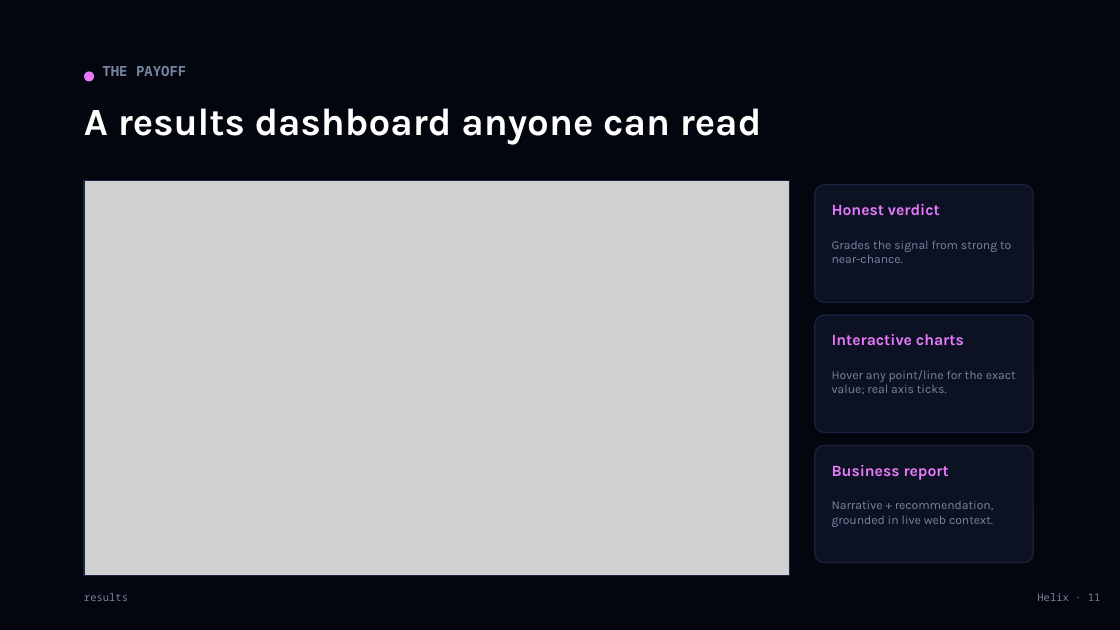
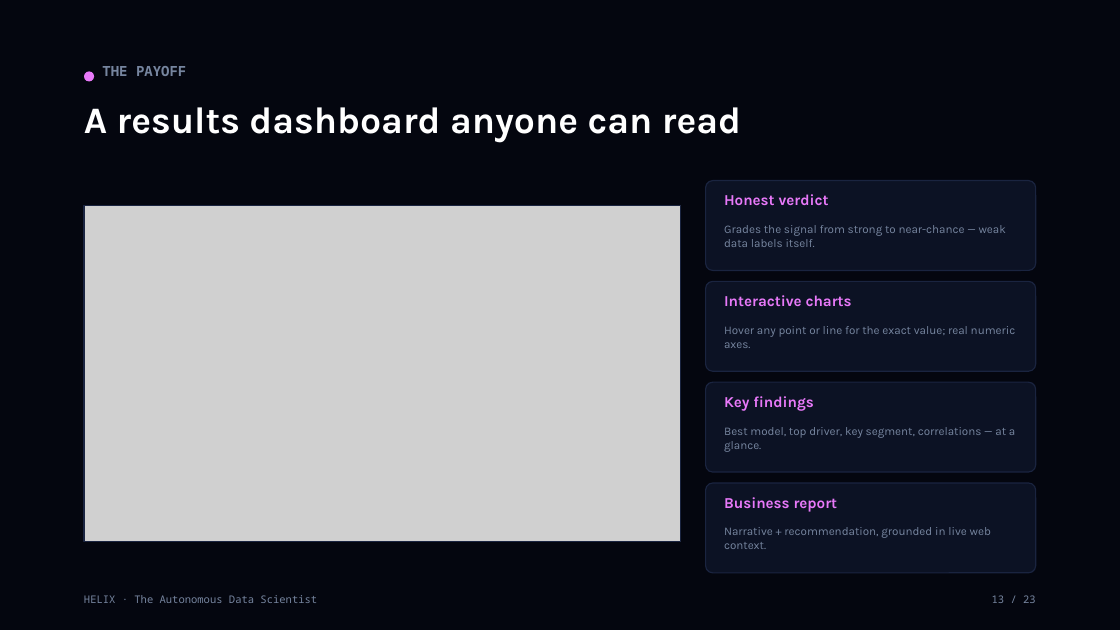
Before and after one commit to Srujan29112001/helix, a slide deck: slide 13 of presentation/Helix_Project_Deck.pptx (slide 11 before the commit). Drawn at 1120x630 pixels with LibreOffice and Linux fonts; fonts in the diff are those of the drawing; grey boxes stand for pictures. Boxes give left, top, right and bottom in pixels: in the first picture for what was removed or moved away, otherwise in the second. Text is boxed around its words. In the diff, an @@ line names an element or a change of style, - is before the commit and + after.

```diff
--- a/presentation/Helix_Project_Deck.pptx
+++ b/presentation/Helix_Project_Deck.pptx
@@ text "A results dashboard anyone can ..." at (x1=84, y1=107, x2=741, y2=143): size 33 to 32 pt @@
@@ picture resized from (x1=84, y1=181, x2=790, y2=576) to (x1=84, y1=206, x2=681, y2=541) @@
@@ rectangle resized from (x1=84, y1=181, x2=790, y2=576) to (x1=84, y1=206, x2=681, y2=541) @@
@@ rounded rectangle resized from (x1=815, y1=185, x2=1033, y2=302) to (x1=706, y1=181, x2=1036, y2=271) @@
@@ text "Honest verdict" moved from (x1=832, y1=204, x2=940, y2=215) to (x1=724, y1=194, x2=829, y2=205) @@
@@ text at (x1=724, y1=225, x2=1006, y2=247): text changed; size 10.5 to 10 pt @@
-Grades the signal from strong to near-chance.
+Grades the signal from strong to near-chance — weak data labels itself.
@@ rounded rectangle resized from (x1=815, y1=315, x2=1033, y2=433) to (x1=706, y1=281, x2=1036, y2=371) @@
@@ text "Interactive charts" moved from (x1=832, y1=334, x2=964, y2=345) to (x1=724, y1=295, x2=852, y2=306) @@
@@ text at (x1=724, y1=326, x2=1016, y2=348): text changed; size 10.5 to 10 pt @@
-Hover any point/line for the exact value; real axis ticks.
+Hover any point or line for the exact value; real numeric axes.
@@ rounded rectangle resized from (x1=815, y1=445, x2=1033, y2=563) to (x1=706, y1=382, x2=1036, y2=472) @@
@@ text added at (x1=724, y1=396, x2=813, y2=411), 13 pt, text #E879F9, bold @@
+Key findings
@@ text added at (x1=724, y1=427, x2=1015, y2=452), 10 pt, text #76859F @@
+Best model, top driver, key segment, correlations — at a glance.
@@ rounded rectangle added at (x1=706, y1=483, x2=1036, y2=573), fill #0C1224, outline #1A2440 1 pt @@
@@ size 13.5 to 13 pt in 3 elements at (x1=724, y1=194, x2=829, y2=205), (x1=724, y1=295, x2=852, y2=306), (x1=724, y1=497, x2=838, y2=512) @@
@@ text "Business report" moved from (x1=832, y1=465, x2=949, y2=480) to (x1=724, y1=497, x2=838, y2=512) @@
@@ text "Narrative + recommendation, grounded in ..." moved from (x1=832, y1=501, x2=994, y2=527) to (x1=724, y1=527, x2=991, y2=549) @@
@@ text "Narrative + recommendation, grounded in ..." at (x1=724, y1=527, x2=991, y2=549): size 10.5 to 10 pt @@
@@ text removed at (x1=84, y1=593, x2=128, y2=601) @@
-results
@@ text added at (x1=84, y1=595, x2=317, y2=603), 9 pt, text #76859F @@
+HELIX · The Autonomous Data Scientist
@@ text added at (x1=992, y1=595, x2=1036, y2=603), 9 pt, text #76859F @@
+13 / 23
@@ text removed at (x1=1037, y1=593, x2=1101, y2=601) @@
-Helix · 11
```
Also in this commit, not shown: 4 other slides changed, 18 slides added, 15 slides removed, 4 other files.
